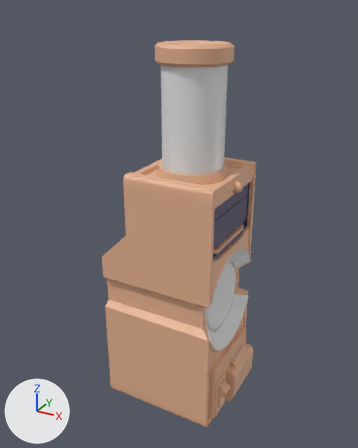
Before and after pictures for a commit that changed the FBX model The Outer Frame/Assets/Models/progresorModule-model.fbx.
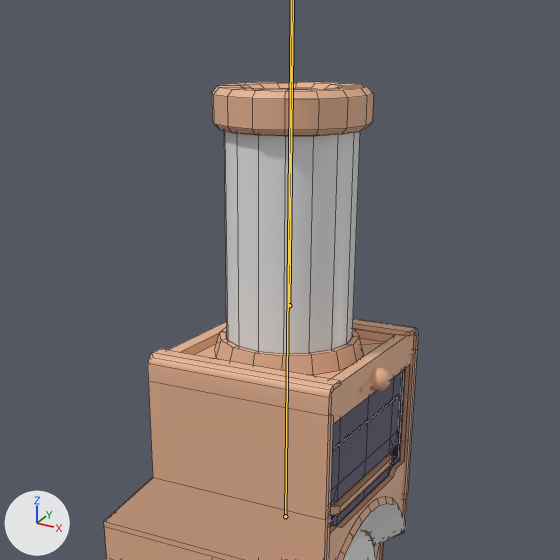
Old and new are each drawn whole from a 50 mm camera at (0.157, -0.28, 0.278) aimed at (0.003, 0.0, 0.138) and again close up on the part from 14% to 91% of the width and 0% to 62% of the height. The lights are fixed; the arrows at lower left show +X, +Y and +Z. Both versions are drawn at frame 9 of the action 'progresor module armature|sendMessage'; the numbers are the values there. The bones that change are drawn over the model as lines in the close-ups. The close-ups show mesh edges as thin lines.

Objects in the first close-up: 'message cyllinder', 'message top', 'module casing', 'module info glass', 'print handle', 'print module', 'progresor module'.
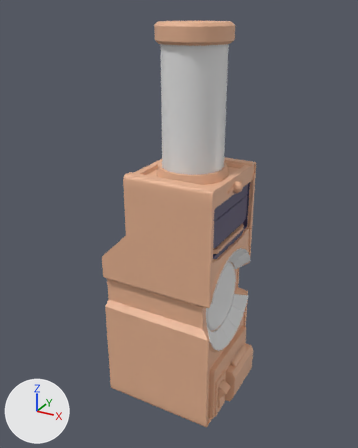
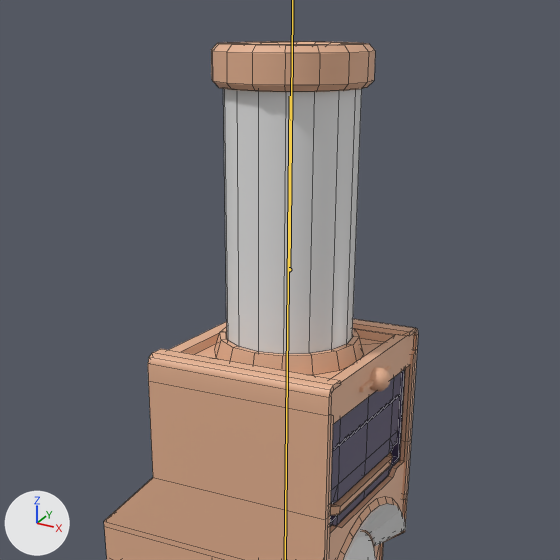
The edits, one by one:
Bone 'cyllinder' (bone_cyllinder) moves from (0.0, -0.035, 0.0) to (0.0, -0.0233, 0.0).
Bone 'message' (bone_message) moves from (0.0, 0.1201, 0.0) to (0.0, 0.0519, 0.0).
Bone 'message' (bone_message) turns from (0, -2, 0) to (0, -154, 0) degrees about its own x, y and z.

Where the change shows, as pixel boxes [x1, y1, x2, y2] in the close-ups (560 x 560 px):
'message top', posed
    before: [212, 82, 374, 136]
    after: [211, 41, 375, 92]
